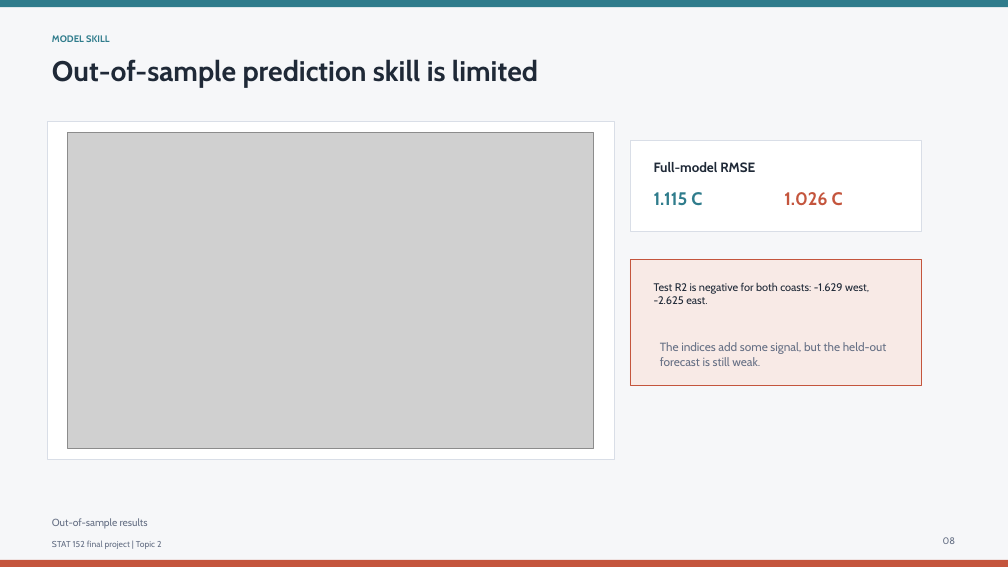
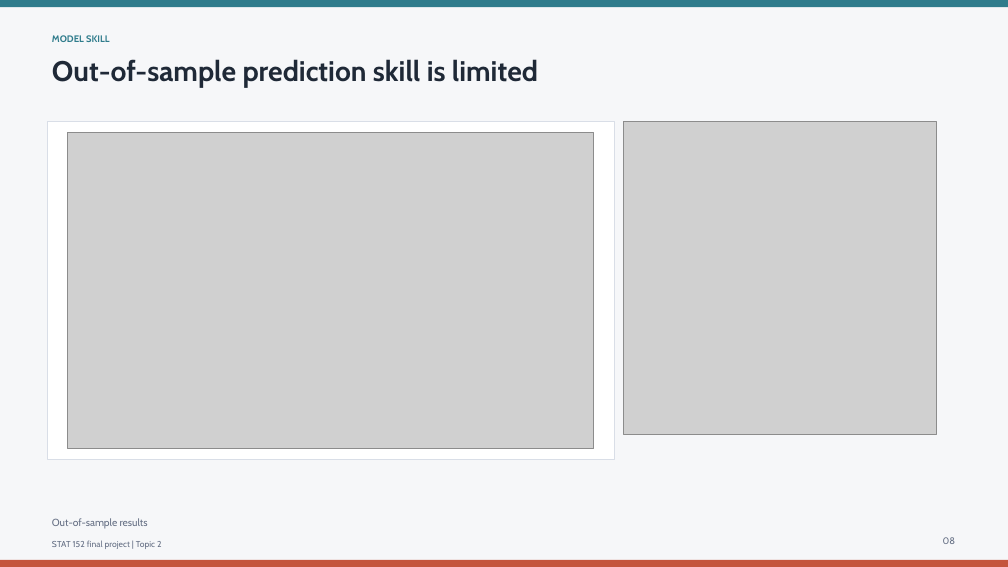
Before and after one commit to Cumuifreer/ucla-stats-152-final-project-topic2, a slide deck: slide 8 of coastal-temperature-prediction.pptx. Drawn at 1008x567 pixels with LibreOffice and Linux fonts; fonts in the diff are those of the drawing; grey boxes stand for pictures. Boxes give left, top, right and bottom in pixels: in the first picture for what was removed or moved away, otherwise in the second. Text is boxed around its words. In the diff, an @@ line names an element or a change of style, - is before the commit and + after.

```diff
--- a/coastal-temperature-prediction.pptx
+++ b/coastal-temperature-prediction.pptx
@@ picture added at [624,122,937,435] @@
@@ rectangle removed at [630,140,921,231] @@
@@ text removed at [654,162,755,172] @@
-Full-model RMSE
@@ text removed at [654,192,702,206] @@
-1.115 C
@@ text removed at [784,192,843,206] @@
-1.026 C
@@ rectangle removed at [630,260,921,386] @@
@@ text removed at [654,282,869,304] @@
-Test R2 is negative for both coasts: -1.629 west, -2.625 east.
@@ text removed at [660,342,887,366] @@
-The indices add some signal, but the held-out forecast is still weak.
```
Also in this commit, not shown: 2 other slides changed, 2 other files.
